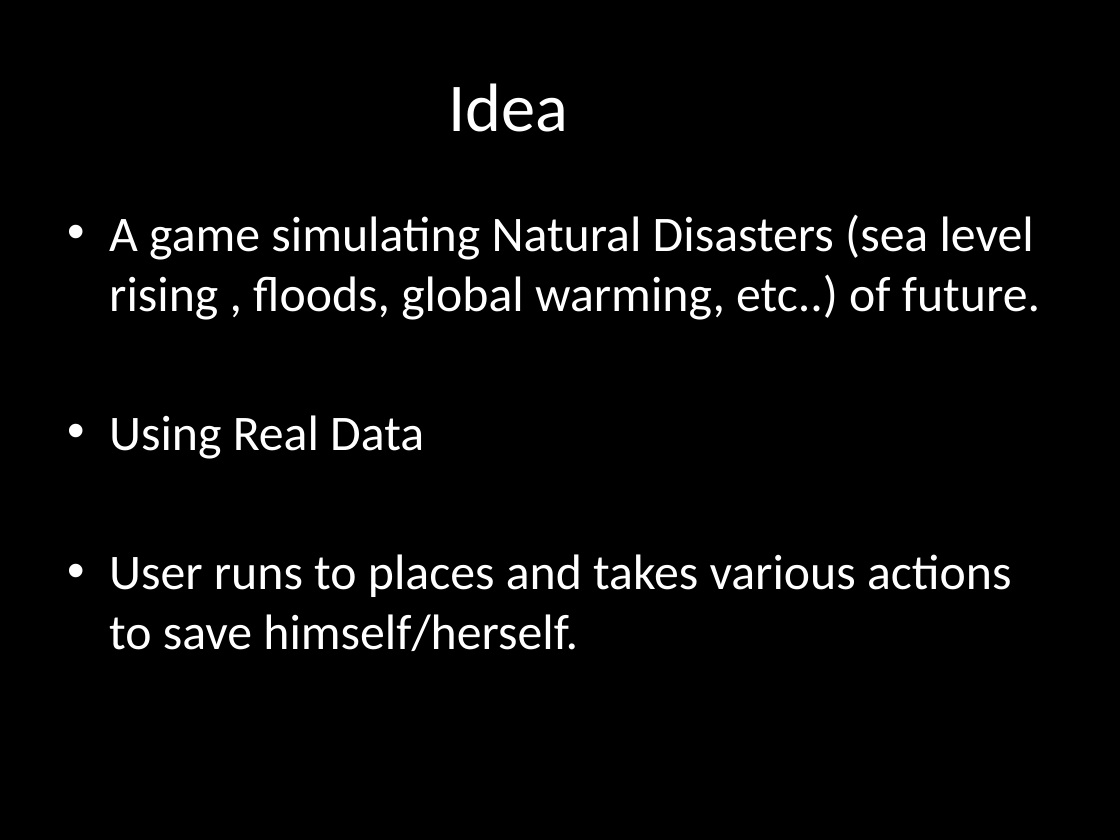
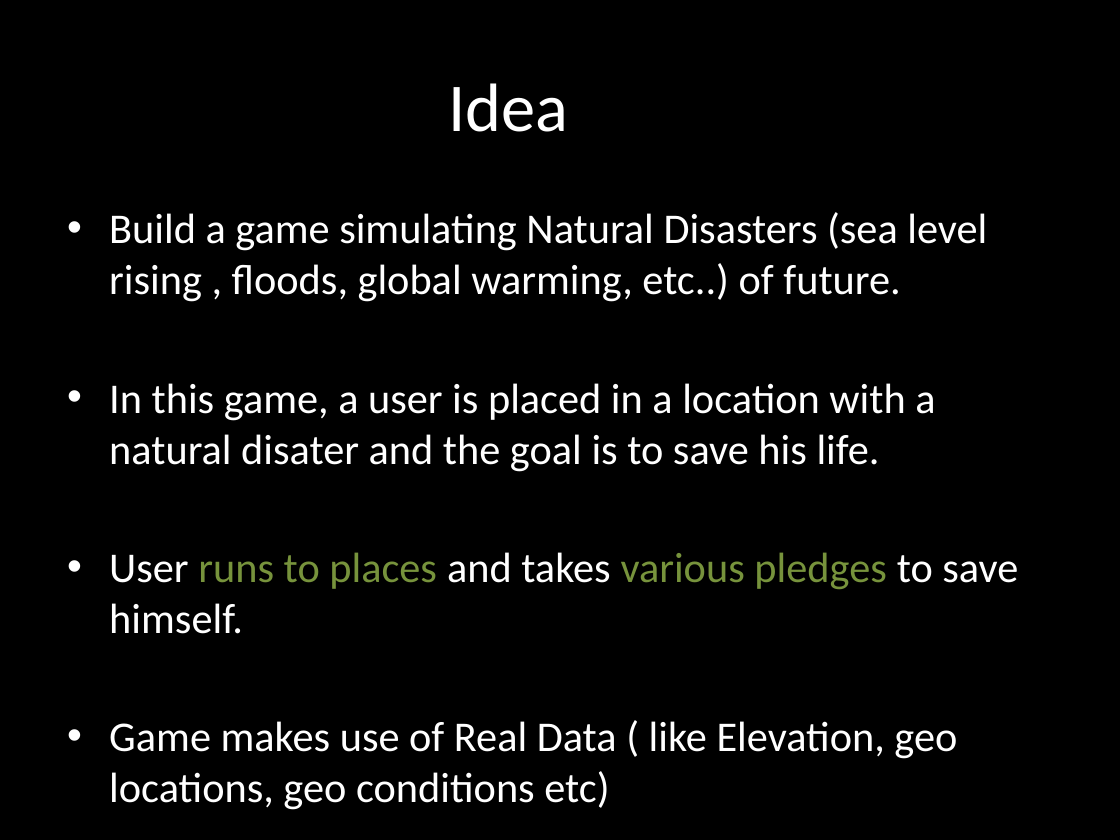
Before and after one commit to kmanish86/bhago, a slide deck: slide 4 of Bhago_Idea.pptx (slide 2 before the commit). Drawn at 1120x840 pixels with LibreOffice and Linux fonts; fonts in the diff are those of the drawing. Boxes give left, top, right and bottom in pixels: in the first picture for what was removed or moved away, otherwise in the second. Text is boxed around its words. In the diff, an @@ line names an element or a change of style, - is before the commit and + after.

```diff
--- a/Bhago_Idea.pptx
+++ b/Bhago_Idea.pptx
@@ text at [109,212,1018,759]: text changed; size 32 to 27.2 pt @@
-• A game simulating Natural Disasters (sea level rising , floods, global warming, etc..) of future.
-• Using Real Data
-• User runs to places and takes various actions to save himself/herself.
+• Build a game simulating Natural Disasters (sea level rising , floods, global warming, etc..) of future.
+• In this game, a user is placed in a location with a natural disater and the goal is to save his life.
+• User runs to places and takes various pledges to save himself.
+• Game makes use of Real Data ( like Elevation, geo locations, geo conditions etc)
```
Also in this commit, not shown: 1 other slide changed, 2 slides added.
